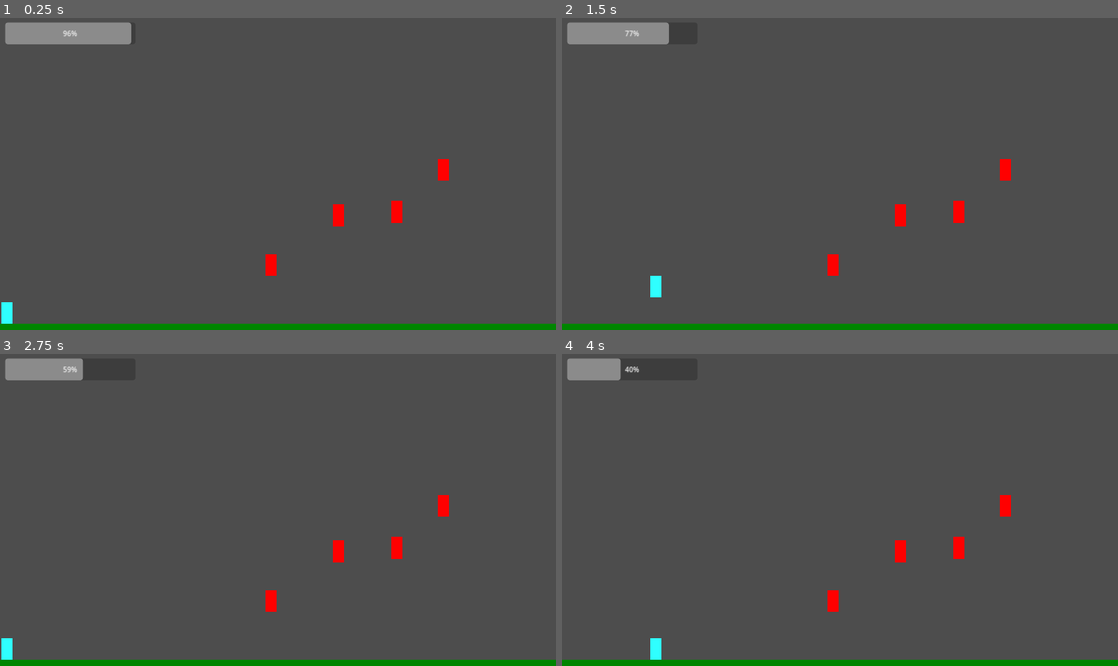
Above: before the commit, frames 1-4 (two rows, left to right).
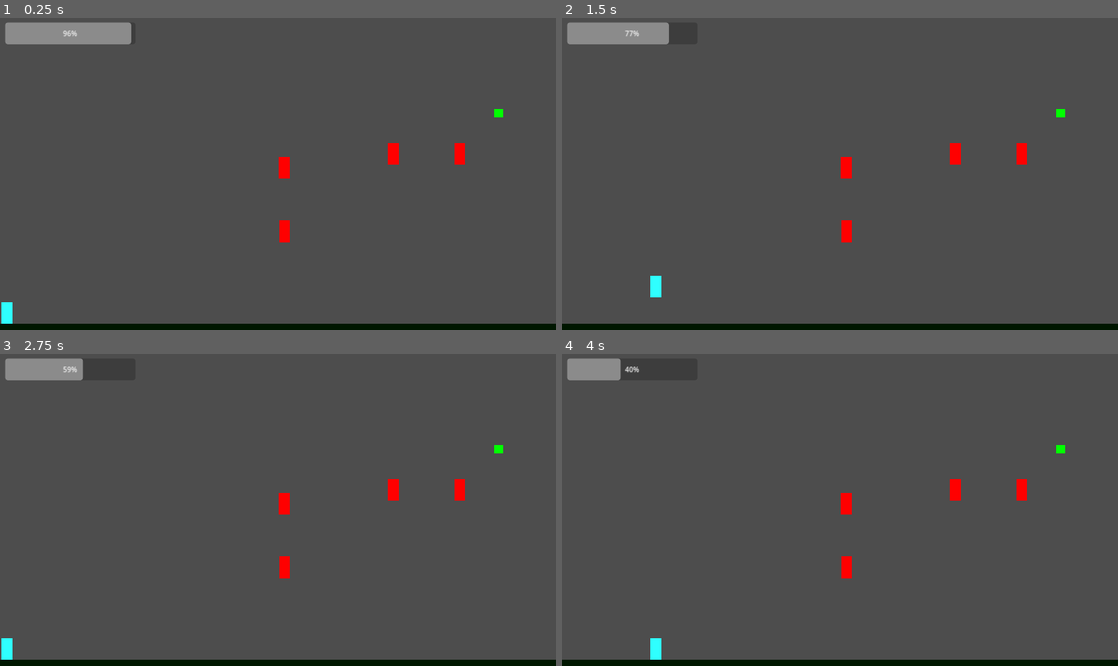
Above: after the commit, the same moments.

Repository: bryankatuari/outofpower
Game: Godot game, scene res://scenes/level_1.tscn
Two runs of this game, one before a commit and one after it. Both use one fixed random seed, a clock stepped at 60 frames per second and the inputs below.
Inputs:
- Up to frame 1 (0.25 s): no input
- Up to frame 2 (1.5 s): tap Enter at 0.5 s; hold Right (dash_right) from 0.53 s (still down); tap Space (jump) at 0.77 s
- Up to frame 3 (2.75 s): tap Space (jump) at 1.52 s; release Right (dash_right) at 2.03 s; hold Left (dash_left) from 2.03 s (still down)
- Up to frame 4 (4 s): release Left (dash_left) at 2.78 s; hold Right (dash_right) from 2.78 s (still down); tap Space (jump) at 3.02, 3.77 s

The runs differ from the first frame. In frame 1, 3.1% of the frame differs, in the area x 0-100%, y 29-100%; in frame 2, 3.1%; in frame 3, 3.1%; in frame 4, 3.1%.

Commit message:
added debug goal

Diff:
--- /dev/null
+++ b/scenes/goal.tscn
@@ -0,0 +1,19 @@
+[gd_scene load_steps=3 format=3 uid="uid://ddb5n2lqv8bte"]
+
+[ext_resource type="Script" path="res://scripts/goal.gd" id="1_nqn1k"]
+
+[sub_resource type="RectangleShape2D" id="RectangleShape2D_8gol1"]
+
+[node name="Goal" type="Area2D"]
+script = ExtResource("1_nqn1k")
+
+[node name="CollisionShape2D" type="CollisionShape2D" parent="."]
+position = Vector2(10, 10)
+shape = SubResource("RectangleShape2D_8gol1")
+
+[node name="Polygon2D" type="Polygon2D" parent="."]
+scale = Vector2(2, 2)
+color = Color(0, 1, 0, 1)
+polygon = PackedVector2Array(0, 0, 10, 0, 10, 10, 0, 10)
+
+[connection signal="body_entered" from="." to="." method="_on_body_entered"]
--- a/scenes/level_1.tscn
+++ b/scenes/level_1.tscn
@@ -1,7 +1,8 @@
-[gd_scene load_steps=5 format=3 uid="uid://rurffu3ao3xb"]
+[gd_scene load_steps=6 format=3 uid="uid://rurffu3ao3xb"]
 
 [ext_resource type="Script" path="res://scripts/Player.gd" id="1_q621y"]
 [ext_resource type="PackedScene" uid="uid://t4qjk31ad6v6" path="res://scenes/enemy.tscn" id="2_3tqpx"]
+[ext_resource type="PackedScene" uid="uid://ddb5n2lqv8bte" path="res://scenes/goal.tscn" id="3_7jy2u"]
 
 [sub_resource type="RectangleShape2D" id="RectangleShape2D_mvgtx"]
 size = Vector2(24.625, 49.875)
@@ -33,20 +34,20 @@
 shape = SubResource("RectangleShape2D_50xls")
 
 [node name="Polygon2D" type="Polygon2D" parent="Floor"]
-color = Color(0, 0.52549, 0, 1)
+color = Color(0, 0.0901961, 0, 1)
 polygon = PackedVector2Array(-640, 15, -640, 29, 640, 29, 640, 15)
 
 [node name="Enemy" parent="." instance=ExtResource("2_3tqpx")]
-position = Vector2(624, 539)
+position = Vector2(905, 283)
 
 [node name="Enemy2" parent="." instance=ExtResource("2_3tqpx")]
-position = Vector2(779, 424)
+position = Vector2(654, 315)
 
 [node name="Enemy3" parent="." instance=ExtResource("2_3tqpx")]
-position = Vector2(913, 416)
+position = Vector2(1058, 283)
 
 [node name="Enemy4" parent="." instance=ExtResource("2_3tqpx")]
-position = Vector2(1020, 319)
+position = Vector2(655, 461)
 
 [node name="UI" type="CanvasLayer" parent="."]
 
@@ -61,3 +62,6 @@
 offset_right = -0.320023
 offset_bottom = 0.0799979
 value = 100.0
+
+[node name="Goal" parent="." instance=ExtResource("3_7jy2u")]
+position = Vector2(1138, 211)
--- /dev/null
+++ b/scripts/goal.gd
@@ -0,0 +1,5 @@
+extends Area2D
+
+func _on_body_entered(body):
+	if body.is_in_group("player"):
+		print("You win!")
